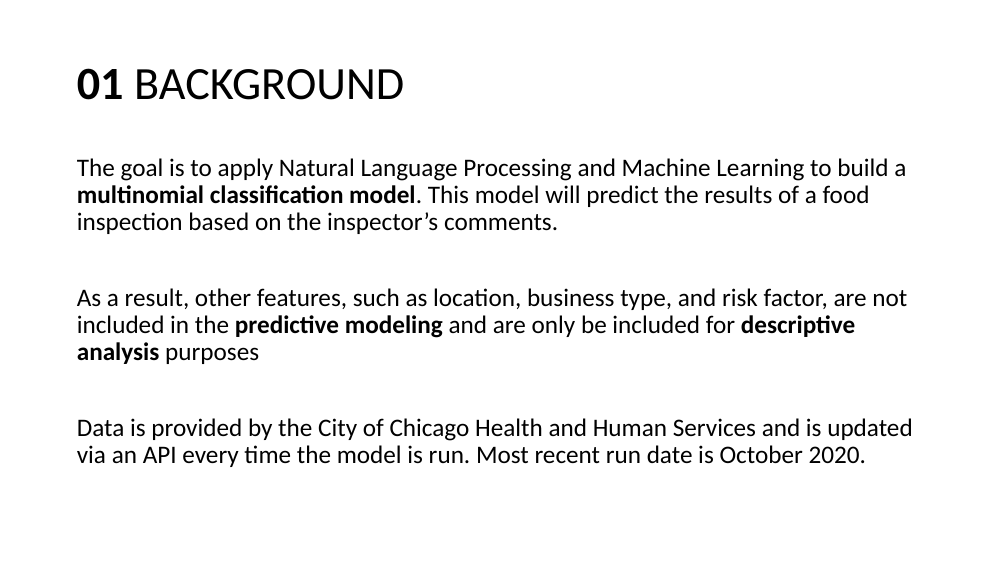
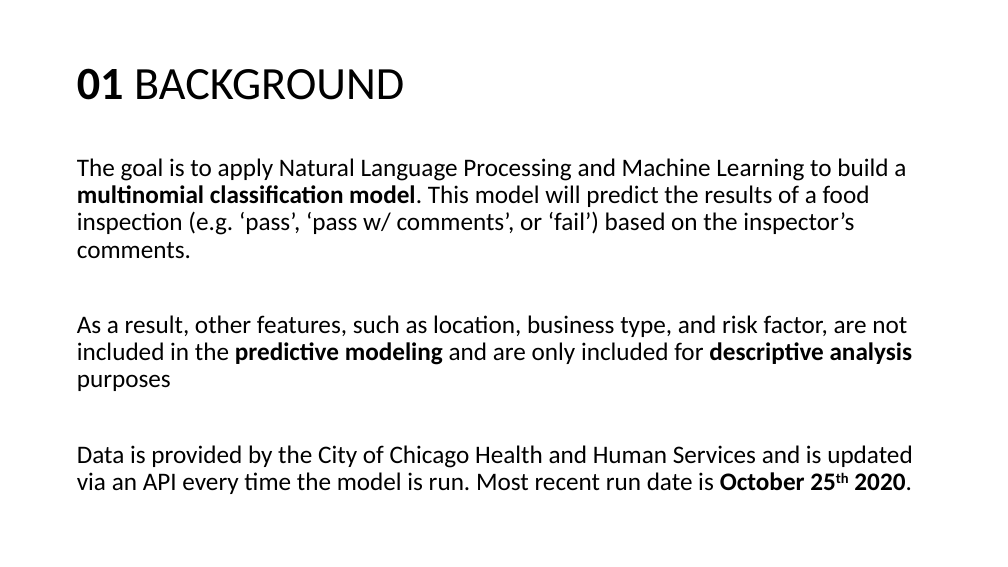
Before and after one commit to sstarkjr/NLP-food-safety-classification, a slide deck: slide 3 of Presentation.pptx. Drawn at 1008x567 pixels with LibreOffice and Linux fonts; fonts in the diff are those of the drawing. Boxes give left, top, right and bottom in pixels: in the first picture for what was removed or moved away, otherwise in the second. Text is boxed around its words. In the diff, an @@ line names an element or a change of style, - is before the commit and + after.

```diff
--- a/Presentation.pptx
+++ b/Presentation.pptx
@@ text at <box>77,158,913,494</box>: text changed @@
-The goal is to apply Natural Language Processing and Machine Learning to build a multinomial classification model. This model will predict the results of a food inspection based on the inspector’s comments.
-As a result, other features, such as location, business type, and risk factor, are not included in the predictive modeling and are only be included for descriptive analysis purposes
-Data is provided by the City of Chicago Health and Human Services and is updated via an API every time the model is run. Most recent run date is October 2020.
+The goal is to apply Natural Language Processing and Machine Learning to build a multinomial classification model. This model will predict the results of a food inspection (e.g. ‘pass’, ‘pass w/ comments’, or ‘fail’) based on the inspector’s comments.
+As a result, other features, such as location, business type, and risk factor, are not included in the predictive modeling and are only included for descriptive analysis purposes
+Data is provided by the City of Chicago Health and Human Services and is updated via an API every time the model is run. Most recent run date is October 25th 2020.
```
Also in this commit, not shown: 5 other slides changed, 2 slides added, 3 slides removed, 3 other files.
